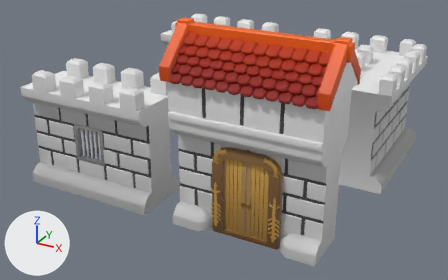
One commit to the FBX model Assets/walls.fbx: the scene before it, then after it.
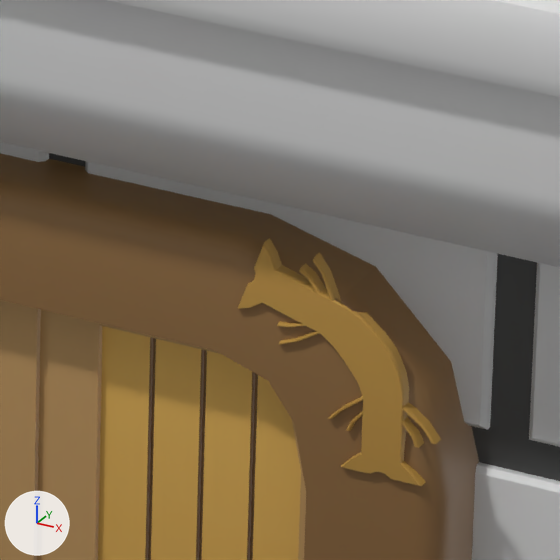
The first picture shows the older version from a camera (50 mm lens) standing at (16.1, -32.4, 17.3) and looking at (-0.7, -1.9, 2.1). The close-ups show both versions on the part from 54% to 65% of the width and 49% to 66% of the height of that picture; other places that the commit changed are outside them. The axes (+X, +Y, +Z) are drawn at lower left. The lights are the same throughout. Where no turn or scale is listed for an object, it has been applied to the vertices. Vertices at the same position are counted once.

Names of what the first close-up shows: 'door'.
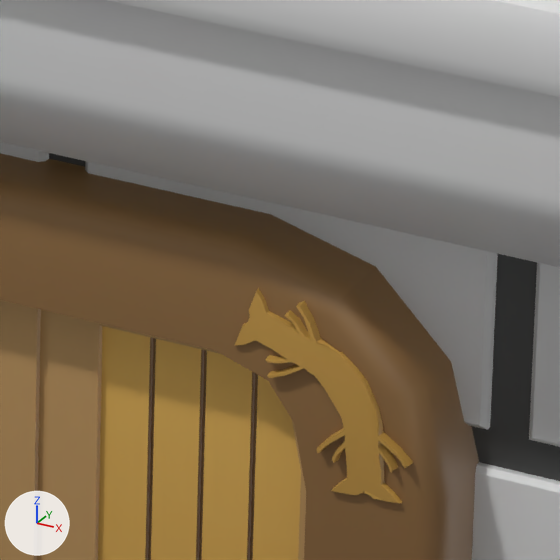
Where the newer file only moved an object's origin or applied its transform, the numbers keep the older frame.

The change, as a list of edits to the scene's bpy script:
```text
Change me_mesh_003:
    where me_mesh_003.from_pydata(...)  # 9052 vertices, 7159 faces; spans x -4.44..4.44, y -2.18..2.18, z -5.3..5.3
    used by ob_door; location = (4.0, -6.995, 5.299)
    me_mesh_003 part 1: 81 vertices moved from x 0.96..1.21, y -1.36..-1.3, z -0.74..-0.42 to x 0.95..1.17, y -1.36..-1.3, z -0.91..-0.63; 386 vertices removed from x 0.96..1.85, y -1.36..-1.3, z -1.33..-0.42; 386 vertices added at x 0.95..1.74, y -1.38..-1.3, z -1.45..-0.63
    me_mesh_003 part 2: 18 kept faces spanning x -1.25..1.07, y -1.38..-1.3, z -0.87..-0.66 get new texture (UV) coordinates
```

Pixel boxes (x1, y1, x2, y2) of what changed, in the close-ups (560 x 560 px; the box of a moved part takes in the faces that stretch with it):
part 1 of me_mesh_003, moved or reshaped: before (238, 238, 441, 486); after (235, 288, 413, 503)
part 2 of me_mesh_003, surface changed: before (241, 255, 264, 300); after (238, 299, 257, 338)
